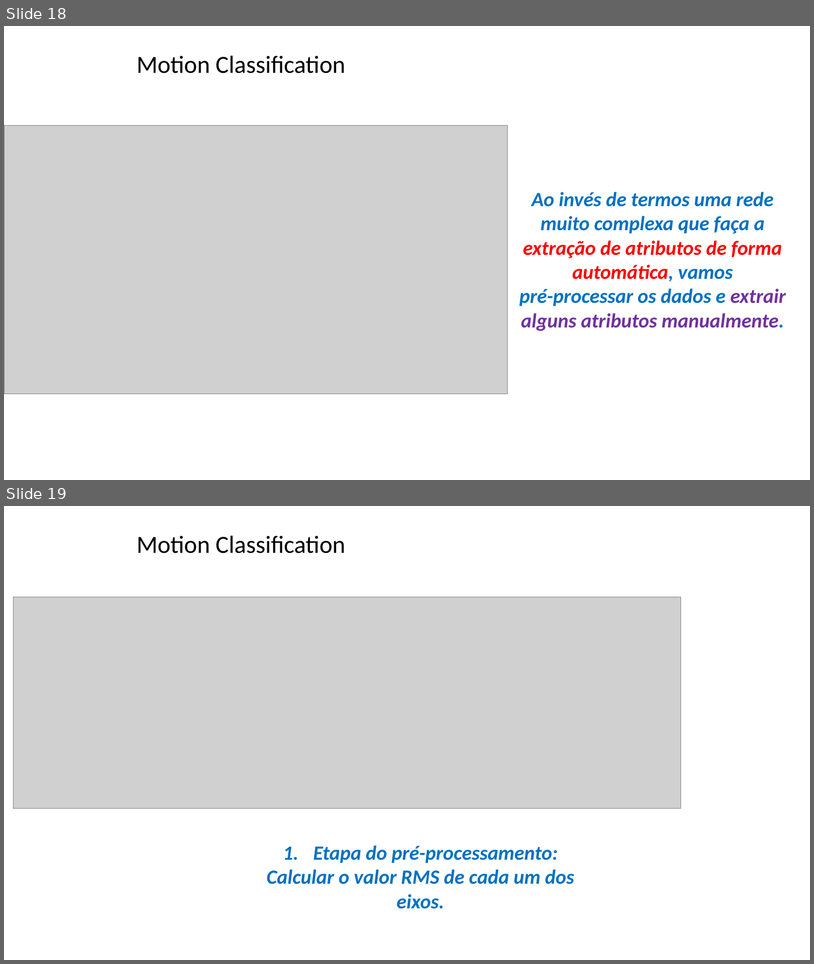
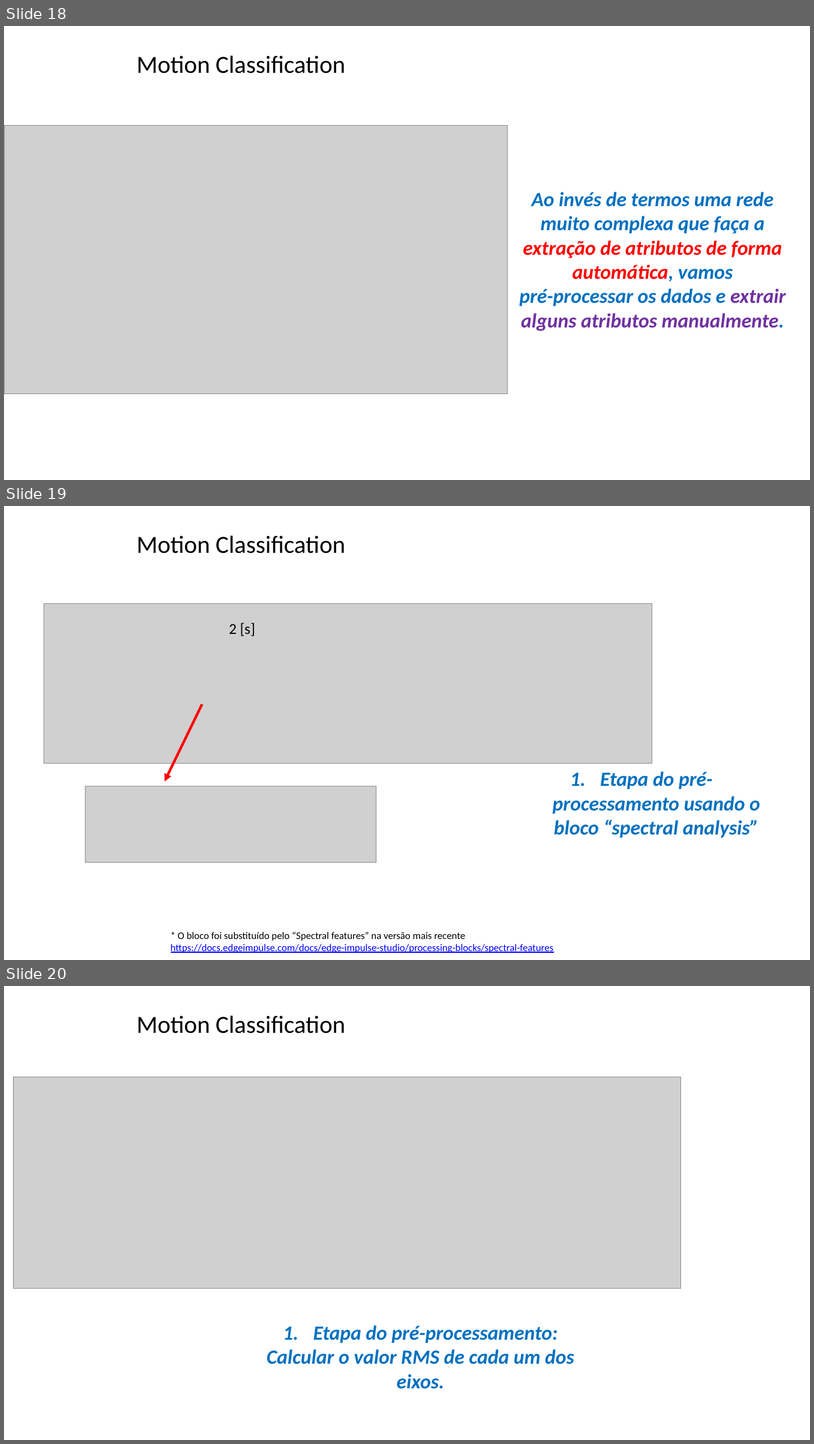
Before and after one commit to zz4fap/tp557-iot-ml, a slide deck: slides/TP557_15_classificação de movimentos.pptx. Shown one above the other, each under a label of ours: slides 18 and 19 before the commit, slides 18, 19 and 20 after it. The pictures are 814x964 and 814x1444 pixels, drawn with LibreOffice and Linux fonts; fonts in the diff are those of the drawing; grey boxes stand for pictures; background and template pictures are left out. Boxes give left, top, right and bottom in pixels: in the first picture for what was removed or moved away, otherwise in the second. Text is boxed around its words. In the diff, an @@ line names an element or a change of style, - is before the commit and + after.

Commit message:
update of slides

```diff
--- a/slides/TP557_15_classificação de movimentos.pptx
+++ b/slides/TP557_15_classificação de movimentos.pptx
@@ slide 19 added at <box>4,506,810,960</box>, background picture (left out) @@
@@ title added at <box>137,535,345,553</box>, 29.3 pt, text #000000 @@
+Motion Classification
@@ picture added at <box>44,603,653,763</box> @@
@@ text added at <box>229,622,255,636</box>, 18 pt, text #000000 @@
+2 [s]
@@ arrow added from (203, 705) to (165, 781), #FF0000 3 pt @@
@@ text added at <box>553,771,761,838</box>, 24 pt, text #0070C0, bold, italic @@
+1. Etapa do pré-processamento usando o bloco “spectral analysis”
@@ picture added at <box>85,786,376,862</box> @@
@@ text added at <box>171,931,554,952</box>, 12 pt, text #0000FF, underline @@
+* O bloco foi substituído pelo “Spectral features” na versão mais recente
+https://docs.edgeimpulse.com/docs/edge-impulse-studio/processing-blocks/spectral-features
@@ what was slide 19 is now slide 20 @@
```
